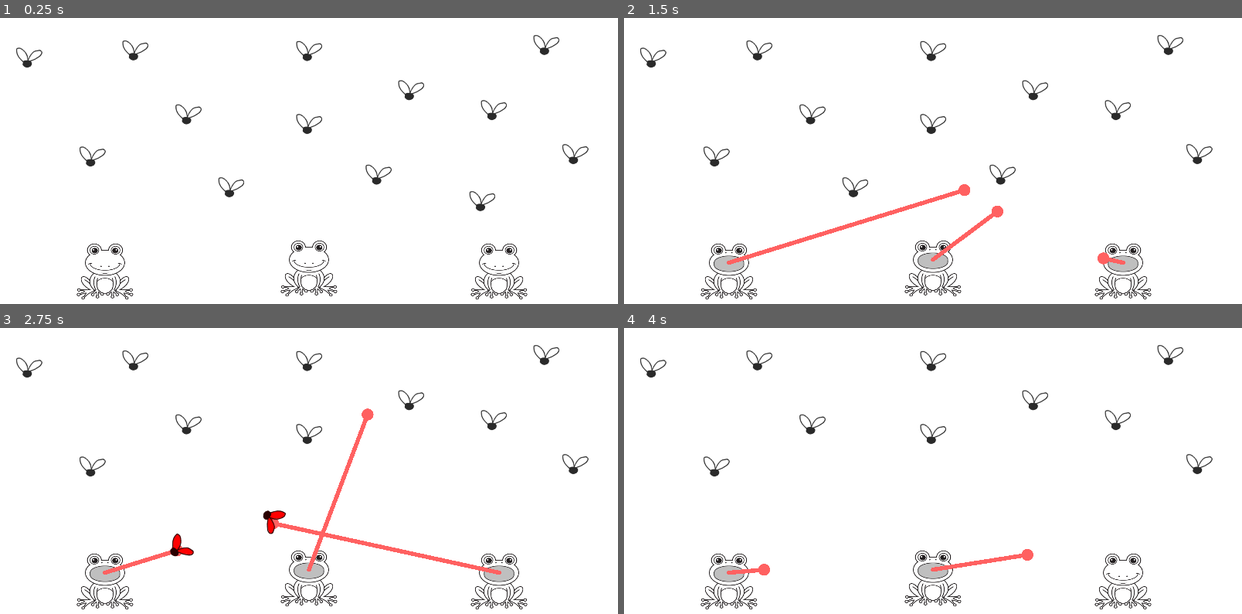
Above: before the commit, frames 1-4 (two rows, left to right).
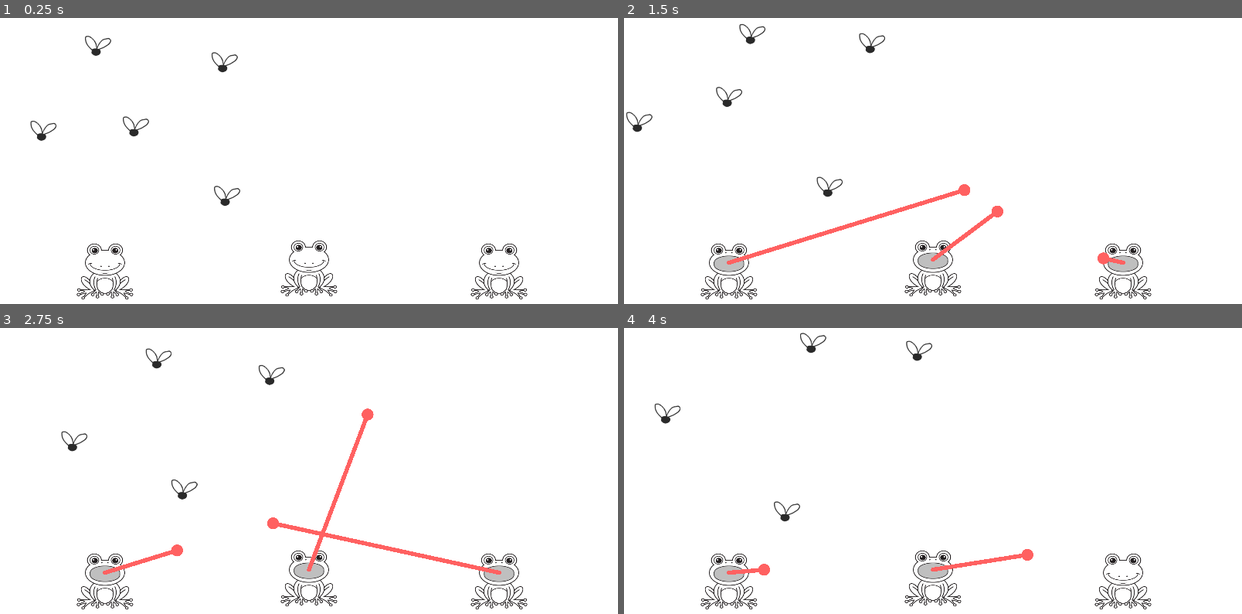
Above: after the commit, the same moments.

Repository: RichoM/time-flies
Game: Godot game, scene res://test.tscn
The game is run twice, just before and just after one commit, with the same random seed, the same clock (stepped at 60 frames per second) and the same inputs.
Inputs (mouse positions are in pixels of both pictures, inside the frame that each line leads up to):
- Up to frame 1 (0.25 s): no input
- Up to frame 2 (1.5 s): move the mouse to (1068, 158) at 0.52 s; click (1068, 158) at 0.67 s; move the mouse to (809, 195) at 1.27 s; click (809, 195) at 1.42 s
- Up to frame 3 (2.75 s): move the mouse to (370, 408) at 2.02 s; click (370, 408) at 2.17 s
- Up to frame 4 (4 s): move the mouse to (902, 559) at 2.77 s; click (902, 559) at 2.92 s; move the mouse to (1118, 539) at 3.52 s; click (1118, 539) at 3.67 s

The runs differ from the first frame. In frame 1, 1.6% of the frame differs, in the area x 2-96%, y 5-68%; in frame 2, 1.5%; in frame 3, 1.6%; in frame 4, 1.3%.

Commit message:
Added flies

Diff:
--- /dev/null
+++ b/fly.gd
@@ -0,0 +1,25 @@
+extends Area2D
+
+var time = 0
+var y
+
+onready var freq = rand_range(2, 3)
+onready var amp = rand_range(10, 30)
+onready var vel = rand_range(25, 50)
+
+func _ready():
+	y = position.y
+	if randf() < 0.5:
+		vel *= -1
+
+func _process(delta):
+	time += delta
+	position.y = y + sin(time * freq) * amp
+	position.x += vel * delta
+
+	var screen_pos = get_viewport().canvas_transform.xform(global_position)
+	var screen_rect = get_viewport_rect()
+	if vel > 0 and screen_pos.x > screen_rect.size.x + $sprite.texture.get_width():
+		position.x *= -1
+	if vel < 0 and screen_pos.x < 0 - $sprite.texture.get_width():
+		position.x *= -1
--- a/test.tscn
+++ b/test.tscn
@@ -6,6 +6,7 @@
 [ext_resource path="res://tongue.gd" type="Script" id=4]
 [ext_resource path="res://assets/circle.png" type="Texture" id=5]
 [ext_resource path="res://assets/fly.png" type="Texture" id=6]
+[ext_resource path="res://fly.gd" type="Script" id=7]
 
 [sub_resource type="SpriteFrames" id=1]
 animations = [ {
@@ -140,8 +141,9 @@
 position = Vector2( -129, -167 )
 collision_layer = 2
 monitoring = false
-
-[node name="Sprite" type="Sprite" parent="fly"]
+script = ExtResource( 7 )
+
+[node name="sprite" type="Sprite" parent="fly"]
 scale = Vector2( 0.5, 0.5 )
 texture = ExtResource( 6 )
 
@@ -150,11 +152,12 @@
 shape = SubResource( 3 )
 
 [node name="fly2" type="Area2D" parent="."]
-position = Vector2( -464, -382 )
-collision_layer = 2
-monitoring = false
-
-[node name="Sprite" type="Sprite" parent="fly2"]
+position = Vector2( -431, -275 )
+collision_layer = 2
+monitoring = false
+script = ExtResource( 7 )
+
+[node name="sprite" type="Sprite" parent="fly2"]
 scale = Vector2( 0.5, 0.5 )
 texture = ExtResource( 6 )
 
@@ -163,11 +166,12 @@
 shape = SubResource( 3 )
 
 [node name="fly3" type="Area2D" parent="."]
-position = Vector2( -359, -218 )
-collision_layer = 2
-monitoring = false
-
-[node name="Sprite" type="Sprite" parent="fly3"]
+position = Vector2( -360, -410 )
+collision_layer = 2
+monitoring = false
+script = ExtResource( 7 )
+
+[node name="sprite" type="Sprite" parent="fly3"]
 scale = Vector2( 0.5, 0.5 )
 texture = ExtResource( 6 )
 
@@ -176,11 +180,12 @@
 shape = SubResource( 3 )
 
 [node name="fly4" type="Area2D" parent="."]
-position = Vector2( -288, -394 )
-collision_layer = 2
-monitoring = false
-
-[node name="Sprite" type="Sprite" parent="fly4"]
+position = Vector2( -277, -288 )
+collision_layer = 2
+monitoring = false
+script = ExtResource( 7 )
+
+[node name="sprite" type="Sprite" parent="fly4"]
 scale = Vector2( 0.5, 0.5 )
 texture = ExtResource( 6 )
 
@@ -189,119 +194,16 @@
 shape = SubResource( 3 )
 
 [node name="fly5" type="Area2D" parent="."]
-position = Vector2( -200, -288 )
-collision_layer = 2
-monitoring = false
-
-[node name="Sprite" type="Sprite" parent="fly5"]
+position = Vector2( -148, -389 )
+collision_layer = 2
+monitoring = false
+script = ExtResource( 7 )
+
+[node name="sprite" type="Sprite" parent="fly5"]
 scale = Vector2( 0.5, 0.5 )
 texture = ExtResource( 6 )
 
 [node name="CollisionShape2D" type="CollisionShape2D" parent="fly5"]
-position = Vector2( -0.5, -0.5 )
-shape = SubResource( 3 )
-
-[node name="fly6" type="Area2D" parent="."]
-position = Vector2( 0, -393 )
-collision_layer = 2
-monitoring = false
-
-[node name="Sprite" type="Sprite" parent="fly6"]
-scale = Vector2( 0.5, 0.5 )
-texture = ExtResource( 6 )
-
-[node name="CollisionShape2D" type="CollisionShape2D" parent="fly6"]
-position = Vector2( -0.5, -0.5 )
-shape = SubResource( 3 )
-
-[node name="fly7" type="Area2D" parent="."]
-position = Vector2( 0, -272 )
-collision_layer = 2
-monitoring = false
-
-[node name="Sprite" type="Sprite" parent="fly7"]
-scale = Vector2( 0.5, 0.5 )
-texture = ExtResource( 6 )
-
-[node name="CollisionShape2D" type="CollisionShape2D" parent="fly7"]
-position = Vector2( -0.5, -0.5 )
-shape = SubResource( 3 )
-
-[node name="fly8" type="Area2D" parent="."]
-position = Vector2( 115, -188 )
-collision_layer = 2
-monitoring = false
-
-[node name="Sprite" type="Sprite" parent="fly8"]
-scale = Vector2( 0.5, 0.5 )
-texture = ExtResource( 6 )
-
-[node name="CollisionShape2D" type="CollisionShape2D" parent="fly8"]
-position = Vector2( -0.5, -0.5 )
-shape = SubResource( 3 )
-
-[node name="fly9" type="Area2D" parent="."]
-position = Vector2( 169, -328 )
-collision_layer = 2
-monitoring = false
-
-[node name="Sprite" type="Sprite" parent="fly9"]
-scale = Vector2( 0.5, 0.5 )
-texture = ExtResource( 6 )
-
-[node name="CollisionShape2D" type="CollisionShape2D" parent="fly9"]
-position = Vector2( -0.5, -0.5 )
-shape = SubResource( 3 )
-
-[node name="fly10" type="Area2D" parent="."]
-position = Vector2( 287, -144 )
-collision_layer = 2
-monitoring = false
-
-[node name="Sprite" type="Sprite" parent="fly10"]
-scale = Vector2( 0.5, 0.5 )
-texture = ExtResource( 6 )
-
-[node name="CollisionShape2D" type="CollisionShape2D" parent="fly10"]
-position = Vector2( -0.5, -0.5 )
-shape = SubResource( 3 )
-
-[node name="fly11" type="Area2D" parent="."]
-position = Vector2( 441, -222 )
-collision_layer = 2
-monitoring = false
-
-[node name="Sprite" type="Sprite" parent="fly11"]
-scale = Vector2( 0.5, 0.5 )
-texture = ExtResource( 6 )
-
-[node name="CollisionShape2D" type="CollisionShape2D" parent="fly11"]
-position = Vector2( -0.5, -0.5 )
-shape = SubResource( 3 )
-
-[node name="fly12" type="Area2D" parent="."]
-position = Vector2( 306, -295 )
-collision_layer = 2
-monitoring = false
-
-[node name="Sprite" type="Sprite" parent="fly12"]
-scale = Vector2( 0.5, 0.5 )
-texture = ExtResource( 6 )
-
-[node name="CollisionShape2D" type="CollisionShape2D" parent="fly12"]
-position = Vector2( -0.5, -0.5 )
-shape = SubResource( 3 )
-
-[node name="fly13" type="Area2D" parent="."]
-position = Vector2( 393, -403 )
-collision_layer = 2
-monitoring = false
-
-[node name="Sprite" type="Sprite" parent="fly13"]
-scale = Vector2( 0.5, 0.5 )
-texture = ExtResource( 6 )
-
-[node name="CollisionShape2D" type="CollisionShape2D" parent="fly13"]
 position = Vector2( -0.5, -0.5 )
 shape = SubResource( 3 )
 
--- a/tongue.gd
+++ b/tongue.gd
@@ -53,6 +53,7 @@
 	area.rotate(rand_range(0, TAU))
 	area.modulate = Color.red
 	area.z_index = 100
+	area.set_process(false)
 	bugs.append({
 		"offset": (area.global_position - tip.global_position) / 5,
 		"node": area,
Not shown: 1 places in test.tscn that only renumber resources
